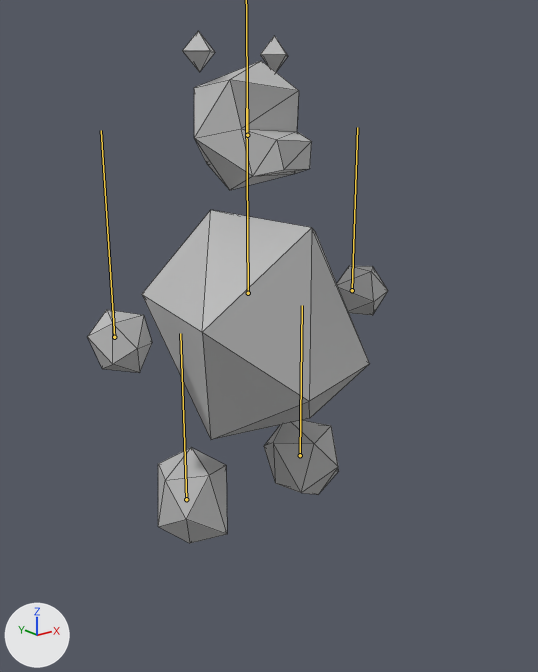
Before and after pictures for a commit that changed the FBX model fbx/bear.fbx.
One viewpoint serves both versions: a 50 mm camera at (-0.0179, -0.0237, 0.0115) aimed at (-0.0004, -0.0018, 0.0028). Arrows for +X, +Y and +Z are at lower left; the lights stay in place. The bones that bend it are drawn over the model as lines. Mesh edges are drawn as thin lines.

In view in the first picture: 'bearMesh'.
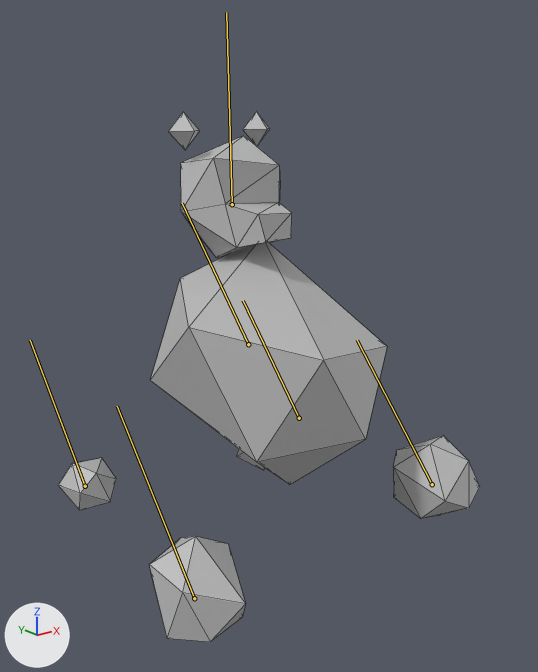
The newer file adds an action. The first version stands in its rest pose; the second is drawn at frame 3 of the action 'HURT'.

Where the change shows, as pixel boxes (x1, y1, x2, y2) in the pictures (538 x 672 px):
'bearMesh', posed (41% wider): before (88, 30, 388, 543); after (58, 111, 480, 642)
bone 'main', root to tip: before (248, 293) to (246, 108); after (248, 344) to (182, 203)
bone 'rightLeg', root to tip: before (186, 499) to (180, 333); after (194, 598) to (117, 406)
bone 'leftLeg', root to tip: before (300, 455) to (302, 305); after (432, 484) to (357, 340)
bone 'leftArm', root to tip: before (352, 290) to (357, 127); after (299, 418) to (243, 300)
bone 'rightArm', root to tip: before (114, 337) to (101, 130); after (85, 486) to (30, 340)

The change, as a list of edits to the scene's bpy script:
```text
Change bone_main:
    where bone_main = bpy.data.objects['Armature'].pose.bones['main']
    bone_main.location: (0.0, 0.0, 0.0) -> (0.0, -0.222, 0.0)
    bone_main.rotation_quaternion: (1.0, 0.0, 0.0, 0.0) -> (0.934, -0.356, 0.0, 0.0)  # degrees (0, 0, 0) -> degrees (-42, 0, 0)
Change bone_rightleg:
    where bone_rightleg = bpy.data.objects['Armature'].pose.bones['rightLeg']  # child of 'main'
    bone_rightleg.location: (0.0, 0.0, 0.0) -> (-0.323, 0.0, 0.0)
Change bone_leftleg:
    where bone_leftleg = bpy.data.objects['Armature'].pose.bones['leftLeg']  # child of 'main'
    bone_leftleg.location: (0.0, 0.0, 0.0) -> (0.281, 0.0, 0.0)
Change bone_leftarm:
    where bone_leftarm = bpy.data.objects['Armature'].pose.bones['leftArm']  # child of 'main'
    bone_leftarm.location: (0.0, 0.0, 0.0) -> (0.0, -0.142, -0.679)
Change bone_rightarm:
    where bone_rightarm = bpy.data.objects['Armature'].pose.bones['rightArm']  # child of 'main'
    bone_rightarm.location: (0.0, 0.0, 0.0) -> (0.0, -0.142, -0.679)
Change bone_head:
    where bone_head = bpy.data.objects['Armature'].pose.bones['head']  # child of 'main'
    bone_head.location: (0.0, 0.0, 0.0) -> (0.0, -0.129, 0.3)
    bone_head.rotation_quaternion: (1.0, 0.0, 0.0, 0.0) -> (0.939, 0.343, 0.0, 0.0)  # degrees (0, 0, 0) -> degrees (40, 0, 0)
```
